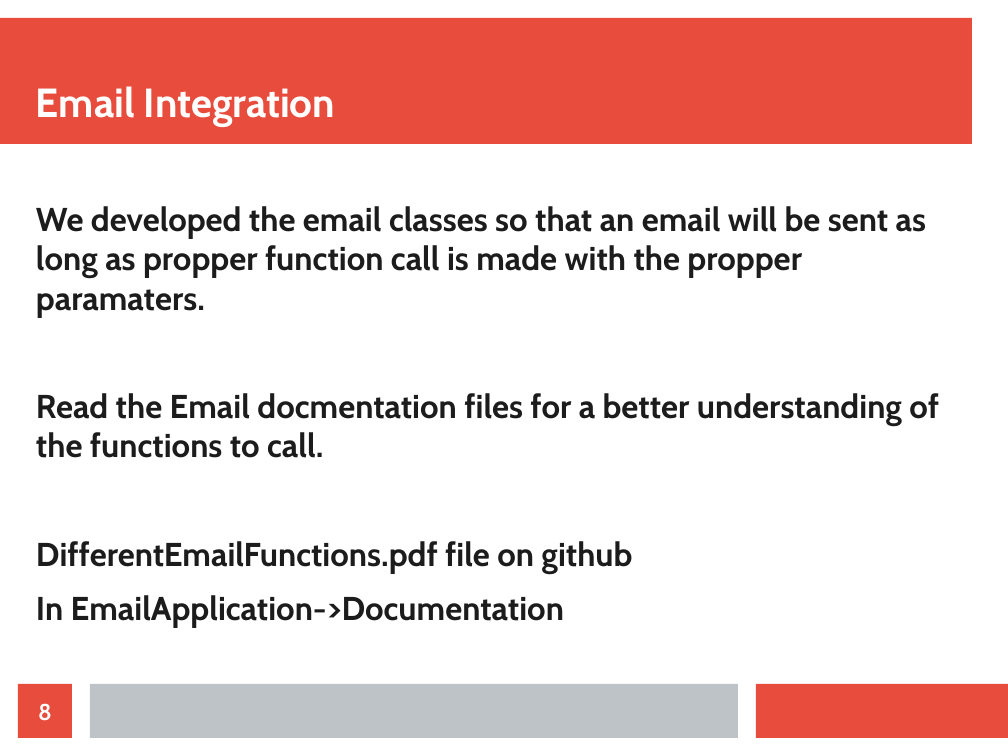
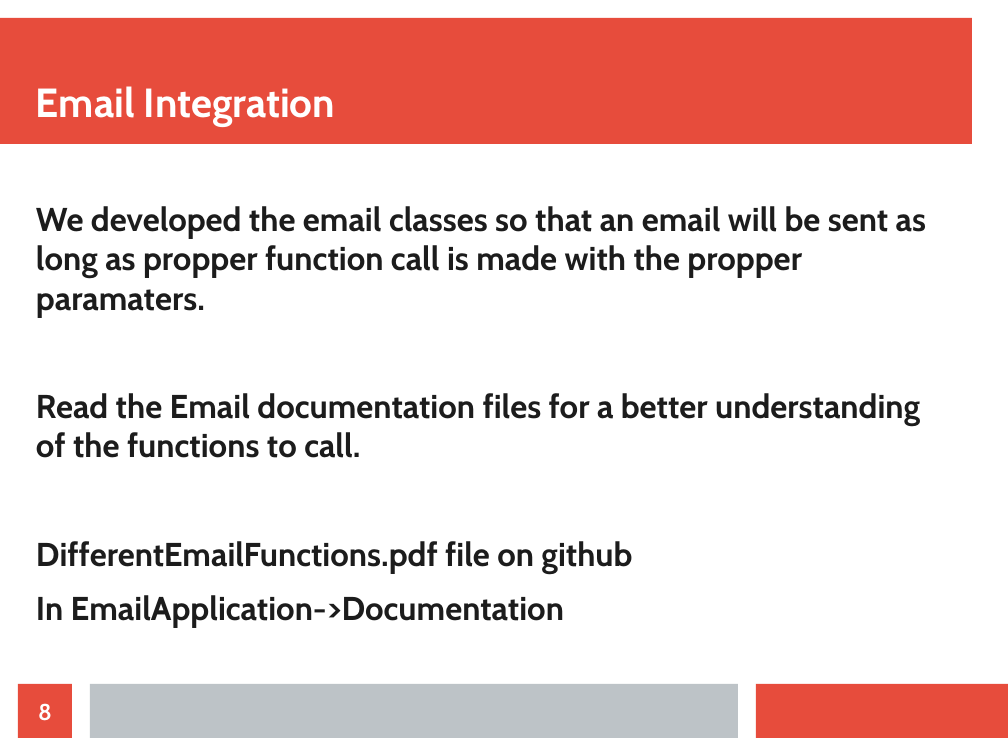
Before and after one commit to TNSelahle/Mouthpiece, a slide deck: slide 8 of Notifications/COS301_Omega_Notifications_Demo2.odp. Drawn at 1008x756 pixels with LibreOffice and Linux fonts; fonts in the diff are those of the drawing. Boxes give left, top, right and bottom in pixels: in the first picture for what was removed or moved away, otherwise in the second. Text is boxed around its words. In the diff, an @@ line names an element or a change of style, - is before the commit and + after.

```diff
--- a/Notifications/COS301_Omega_Notifications_Demo2.odp
+++ b/Notifications/COS301_Omega_Notifications_Demo2.odp
@@ text at bbox=[36, 393, 920, 458]: text changed @@
-Read the Email docmentation files for a better understanding of the functions to call.
+Read the Email documentation files for a better understanding of the functions to call.
```
Also in this commit, not shown: 4 other slides changed, 2 slides added.
